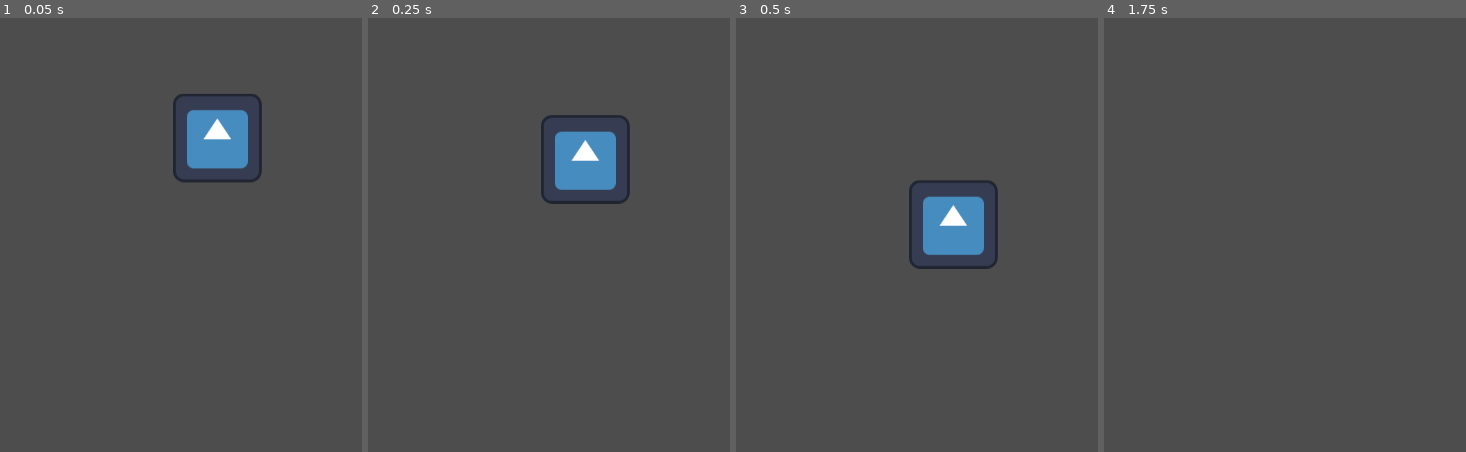
Above: before the commit, frames 1-4 (left to right).
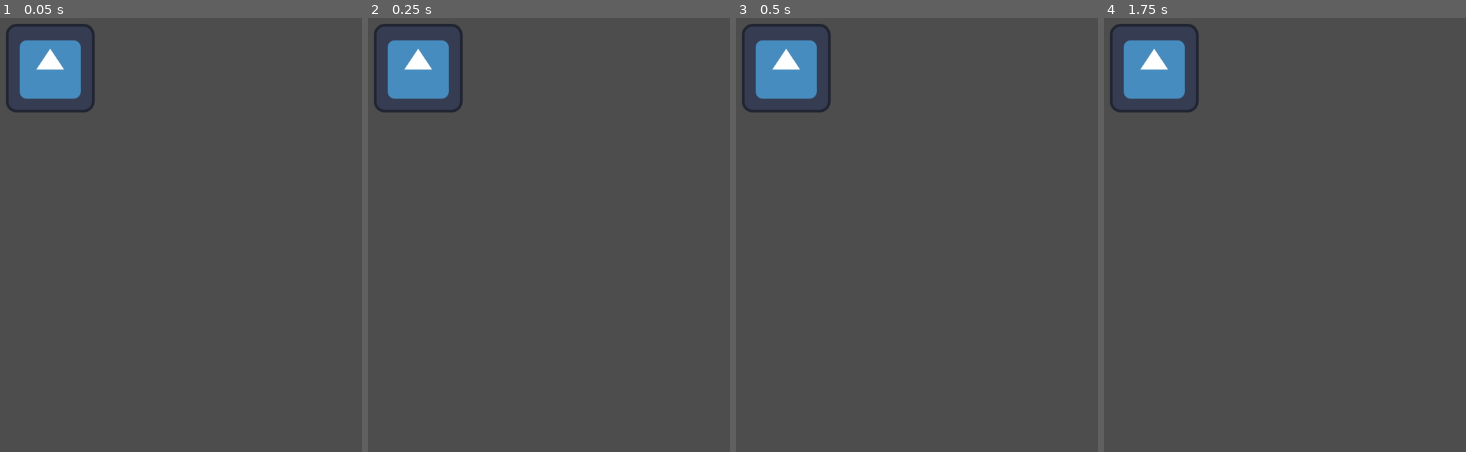
Above: after the commit, the same moments.

Repository: TOT00O/sevenn
Game: Godot game, scene res://charahchsoi.tscn
Two runs of this game, one before a commit and one after it. Both use one fixed random seed, a clock stepped at 60 frames per second and the inputs below. The engine's default icon, where the game draws it, is replaced by a stand-in: a white triangle on a blue panel in a dark square.
Inputs:
- Up to frame 1 (0.05 s): no input
- Up to frame 2 (0.25 s): no input
- Up to frame 3 (0.5 s): no input
- Up to frame 4 (1.75 s): tap Enter (ui_accept) at 0.5, 0.6, 0.77, 1.07, 1.35, 1.52 s; hold Right (ui_right) from 0.53 s (still down)

The runs differ from the first frame. In frame 1, 5.8% of the frame differs, in the area x 1-73%, y 1-38%; in frame 2, 5.9%, in the area x 1-73%, y 1-43%; in frame 3, 5.9%; in frame 4, 2.9%.

Commit message:
given movemtns
yes

Diff:
--- a/CharacterBody2D.gd
+++ b/CharacterBody2D.gd
@@ -1,28 +1,8 @@
 extends CharacterBody2D
 
-
-const SPEED = 300.0
-const JUMP_VELOCITY = -400.0
-
-# Get the gravity from the project settings to be synced with RigidBody nodes.
-var gravity = ProjectSettings.get_setting("physics/2d/default_gravity")
-
+var max_speed = 300
 
 func _physics_process(delta):
-	# Add the gravity.
-	if not is_on_floor():
-		velocity.y += gravity * delta
-
-	# Handle jump.
-	if Input.is_action_just_pressed("ui_accept") and is_on_floor():
-		velocity.y = JUMP_VELOCITY
-
-	# Get the input direction and handle the movement/deceleration.
-	# As good practice, you should replace UI actions with custom gameplay actions.
-	var direction = Input.get_axis("ui_left", "ui_right")
-	if direction:
-		velocity.x = direction * SPEED
-	else:
-		velocity.x = move_toward(velocity.x, 0, SPEED)
-
+	var direction = Input.get_vector("move_left","move_right","move_up","move_down")
+	velocity = direction * max_speed
 	move_and_slide()
--- a/charahchsoi.tscn
+++ b/charahchsoi.tscn
@@ -15,5 +15,5 @@
 shape = SubResource("CircleShape2D_cmiqs")
 
 [node name="Icon" type="Sprite2D" parent="CharacterBody2D"]
-position = Vector2(397, 193)
+position = Vector2(156, 94)
 texture = ExtResource("2_eakro")
--- a/project.godot
+++ b/project.godot
@@ -15,6 +15,34 @@
 config/features=PackedStringArray("4.2", "GL Compatibility")
 config/icon="res://icon.svg"
 
+[input]
+
+move_left={
+"deadzone": 0.5,
+"events": [Object(InputEventKey,"resource_local_to_scene":false,"resource_name":"","device":-1,"window_id":0,"alt_pressed":false,"shift_pressed":false,"ctrl_pressed":false,"meta_pressed":false,"pressed":false,"keycode":0,"physical_keycode":65,"key_label":0,"unicode":97,"echo":false,"script":null)
+]
+}
+move_right={
+"deadzone": 0.5,
+"events": [Object(InputEventKey,"resource_local_to_scene":false,"resource_name":"","device":-1,"window_id":0,"alt_pressed":false,"shift_pressed":false,"ctrl_pressed":false,"meta_pressed":false,"pressed":false,"keycode":0,"physical_keycode":68,"key_label":0,"unicode":100,"echo":false,"script":null)
+]
+}
+move_down={
+"deadzone": 0.5,
+"events": [Object(InputEventKey,"resource_local_to_scene":false,"resource_name":"","device":-1,"window_id":0,"alt_pressed":false,"shift_pressed":false,"ctrl_pressed":false,"meta_pressed":false,"pressed":false,"keycode":0,"physical_keycode":83,"key_label":0,"unicode":115,"echo":false,"script":null)
+]
+}
+move_up={
+"deadzone": 0.5,
+"events": [Object(InputEventKey,"resource_local_to_scene":false,"resource_name":"","device":-1,"window_id":0,"alt_pressed":false,"shift_pressed":false,"ctrl_pressed":false,"meta_pressed":false,"pressed":false,"keycode":0,"physical_keycode":87,"key_label":0,"unicode":119,"echo":false,"script":null)
+]
+}
+jump={
+"deadzone": 0.5,
+"events": [Object(InputEventKey,"resource_local_to_scene":false,"resource_name":"","device":-1,"window_id":0,"alt_pressed":false,"shift_pressed":false,"ctrl_pressed":false,"meta_pressed":false,"pressed":false,"keycode":0,"physical_keycode":32,"key_label":0,"unicode":32,"echo":false,"script":null)
+]
+}
+
 [rendering]
 
 renderer/rendering_method="gl_compatibility"
